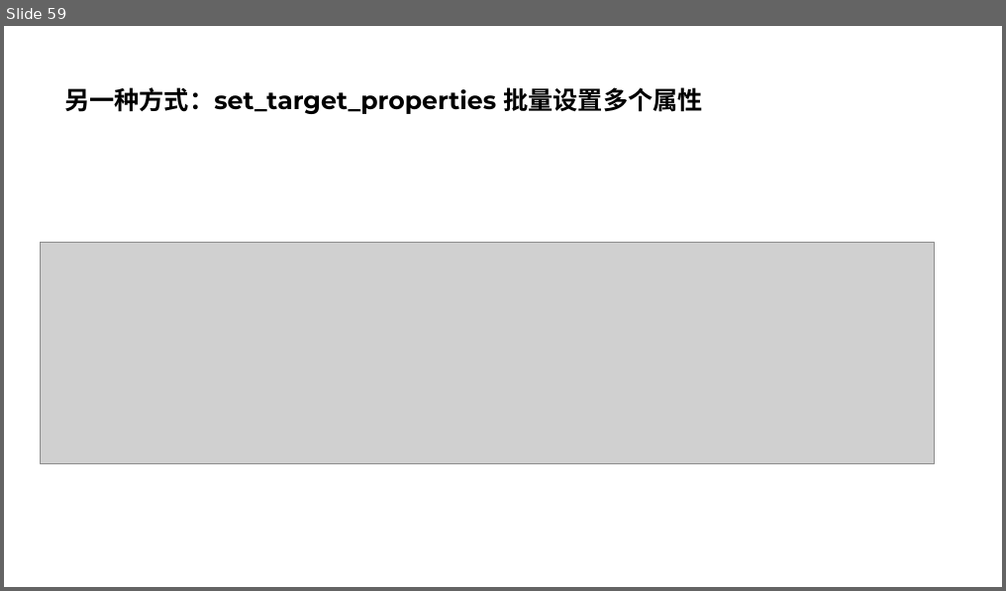
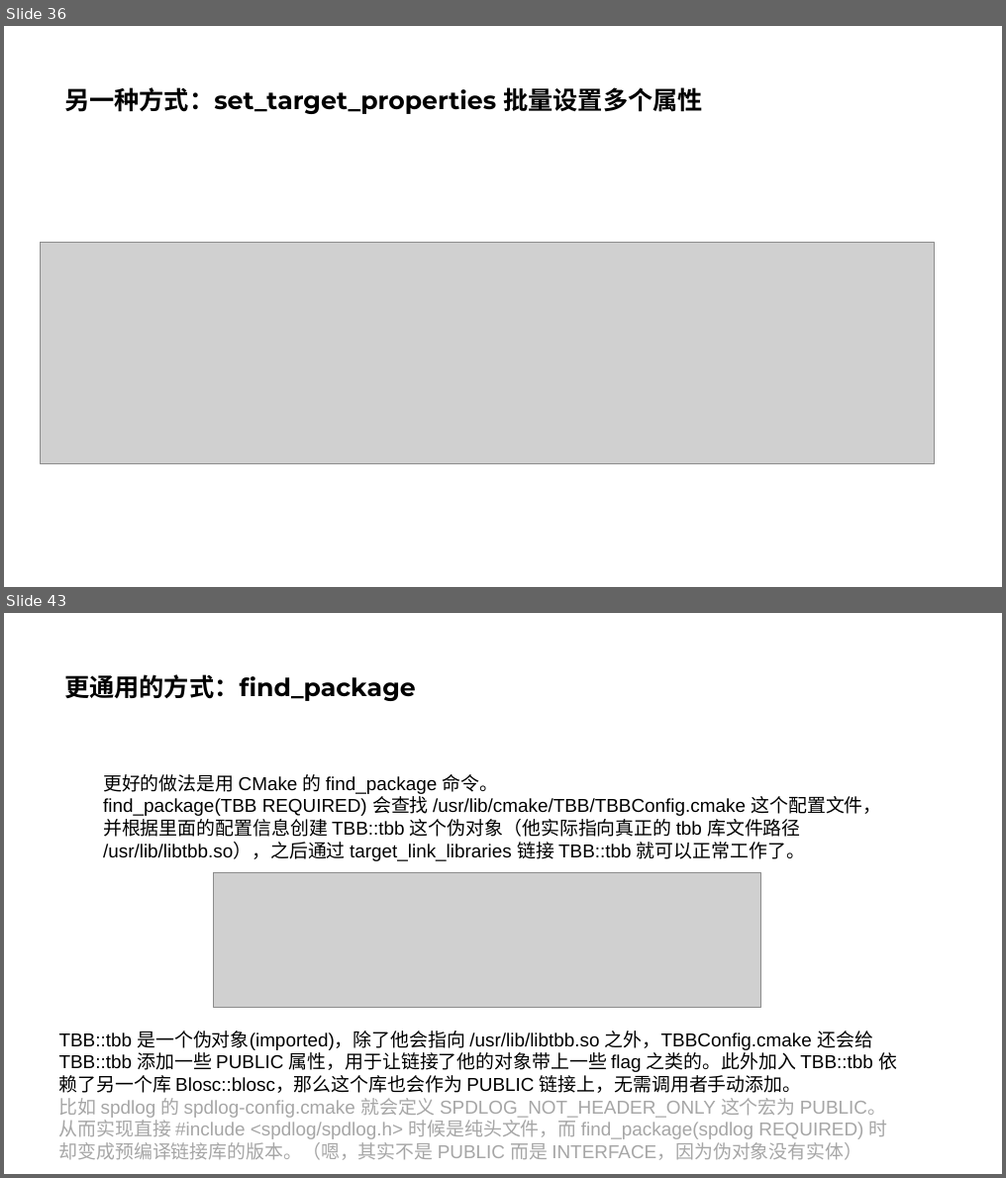
Before and after one commit to parallel101/course, a slide deck: 11/slides.pptx. Shown one above the other, each under a label of ours: slide 59 before the commit, slides 36 and 43 after it; the slides between them are not shown. The pictures are 1006x591 and 1006x1178 pixels, drawn with LibreOffice and Linux fonts; fonts in the diff are those of the drawing; grey boxes stand for pictures. Boxes give left, top, right and bottom in pixels: in the first picture for what was removed or moved away, otherwise in the second. Text is boxed around its words. In the diff, an @@ line names an element or a change of style, - is before the commit and + after.

```diff
--- a/11/slides.pptx
+++ b/11/slides.pptx
@@ slide 43 added at (4,613,1002,1174), background #FFFFFF @@
@@ title added at (64,674,416,701), 24 pt, text #000000, bold @@
+更通用的方式：find_package
@@ text added at (103,774,881,861), 18 pt, text #000000 @@
+更好的做法是用 CMake 的 find_package 命令。
+find_package(TBB REQUIRED) 会查找 /usr/lib/cmake/TBB/TBBConfig.cmake 这个配置文件，并根据里面的配置信息创建 TBB::tbb 这个伪对象（他实际指向真正的 tbb 库文件路径 /usr/lib/libtbb.so），之后通过 target_link_libraries 链接 TBB::tbb 就可以正常工作了。
@@ picture added at (214,873,761,1008) @@
@@ text added at (59,1031,897,1160), 18 pt, text #A6A6A6 @@
+TBB::tbb 是一个伪对象(imported)，除了他会指向 /usr/lib/libtbb.so 之外，TBBConfig.cmake 还会给 TBB::tbb 添加一些 PUBLIC 属性，用于让链接了他的对象带上一些 flag 之类的。此外加入 TBB::tbb 依赖了另一个库 Blosc::blosc，那么这个库也会作为 PUBLIC 链接上，无需调用者手动添加。
+比如 spdlog 的 spdlog-config.cmake 就会定义 SPDLOG_NOT_HEADER_ONLY 这个宏为 PUBLIC。从而实现直接 #include <spdlog/spdlog.h> 时候是纯头文件，而 find_package(spdlog REQUIRED) 时却变成预编译链接库的版本。（嗯，其实不是 PUBLIC 而是 INTERFACE，因为伪对象没有实体）
@@ what was slide 59 is now slide 36 @@
```
Also in this commit, not shown: 9 slides changed, 18 other slides added, 2 slides removed, 19 other files.
